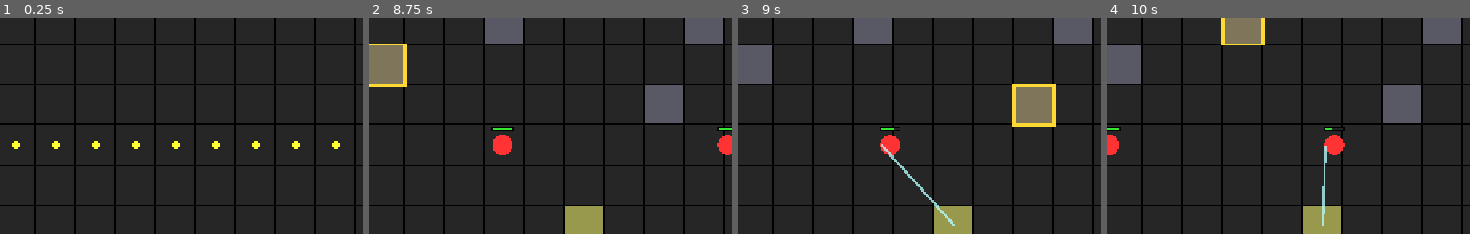
Above: before the commit, frames 1-4 (left to right).
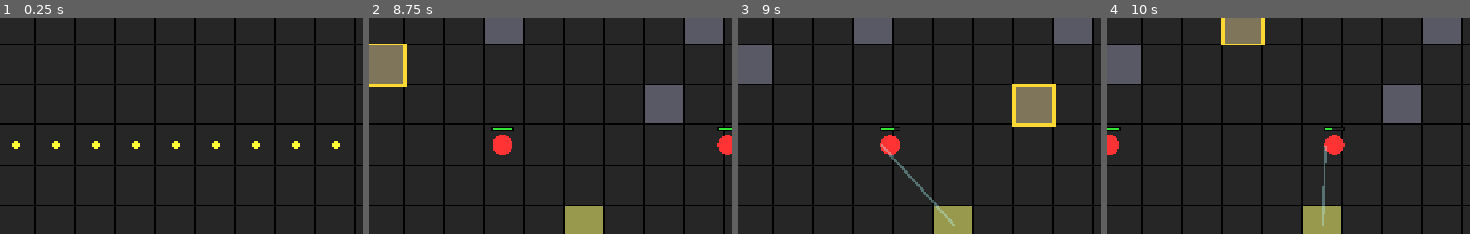
Above: after the commit, the same moments.

Repository: pawsforge/tower-defense
Game: Godot game, scene res://scenes/main/main.tscn
The game is run twice, just before and just after one commit, with the same random seed, the same clock (stepped at 60 frames per second) and the same inputs.
Inputs (mouse positions are % of the whole screen's width and height, from its top left):
- Up to frame 1 (0.25 s): no input
- Up to frame 2 (8.75 s): tap Enter at 0.5 s; move the mouse to (50, 73) at 0.52 s; tap R (start_round) at 0.6, 1.25, 2.1, 2.75, 3.6, 5.1, 6.6, 8.1 s; click (50, 73) at 0.67 s; move the mouse to (88, 68) at 1.27 s; tap I every 1.5 s from 1.35 to 7.35 s; click (88, 68) at 1.42 s; move the mouse to (22, 36) at 2.02 s; click (22, 36) at 2.17 s; move the mouse to (61, 52) at 2.77 s; click (61, 52) at 2.92 s; move the mouse to (39, 26) at 3.52 s; click (39, 26) at 3.67 s; move the mouse to (79, 47) at 4.27 s; click (79, 47) at 4.42 s; move the mouse to (33, 57) at 5.02 s; click (33, 57) at 5.17 s; move the mouse to (66, 29) at 5.77 s; click (66, 29) at 5.92 s; move the mouse to (50, 73) at 6.52 s; click (50, 73) at 6.67 s; move the mouse to (88, 68) at 7.27 s; click (88, 68) at 7.42 s; move the mouse to (22, 36) at 8.02 s; click (22, 36) at 8.17 s
- Up to frame 3 (9 s): move the mouse to (61, 52) at 8.77 s; tap I at 8.85 s; click (61, 52) at 8.92 s
- Up to frame 4 (10 s): move the mouse to (39, 26) at 9.52 s; tap R (start_round) at 9.6 s; click (39, 26) at 9.67 s
The pictures show only the part of the screen within x 17-67%, y 27-77%; the shares and areas given below are measured in that part.

Frames 1-2 are identical in both runs. In frame 3, 0.3% of the frame differs, in the area x 39-60%, y 58-97%; in frame 4, 0.2%.

Commit message:
Flash enemy background on damage

Diff:
--- a/scripts/enemy/enemy.gd
+++ b/scripts/enemy/enemy.gd
@@ -2,6 +2,8 @@
 
 signal died
 signal reached_goal
+
+const HIT_FLASH_DURATION := 0.1
 
 @export var max_health: int = 3
 
@@ -10,6 +12,7 @@
 var speed: float = 120.0
 var tile_size: int = 64
 var health: int
+var hit_flash_time: float = 0.0
 
 
 func _ready():
@@ -21,6 +24,10 @@
 
 
 func _physics_process(delta: float) -> void:
+	if hit_flash_time > 0.0:
+		hit_flash_time = maxf(0.0, hit_flash_time - delta)
+		queue_redraw()
+
 	if path_index >= path.size():
 		emit_signal("reached_goal")
 		queue_free()
@@ -44,7 +51,11 @@
 
 
 func _draw():
-	draw_circle(Vector2.ZERO, tile_size * 0.25, Color(1.0, 0.2, 0.2))
+	var body_color := Color(1.0, 0.2, 0.2)
+	if hit_flash_time > 0.0:
+		body_color = Color(1.0, 0.9, 0.9)
+
+	draw_circle(Vector2.ZERO, tile_size * 0.25, body_color)
 
 	var bar_width := tile_size * 0.5
 	var bar_height := 6.0
@@ -114,6 +125,9 @@
 	if amount <= 0:
 		return
 
+	hit_flash_time = HIT_FLASH_DURATION
+	queue_redraw()
+
 	var was_alive := health > 0
 	health = clampi(health - amount, 0, max_health)
 	if was_alive and health == 0:
--- a/scripts/tower/tower.gd
+++ b/scripts/tower/tower.gd
@@ -2,7 +2,7 @@
 extends Node2D
 
 const TILE_SIZE := 64
-const BEAM_LIFETIME := 0.5
+const BEAM_LIFETIME := 0.18
 
 var grid_position: Vector2i
 var definition: TowerDefinition
